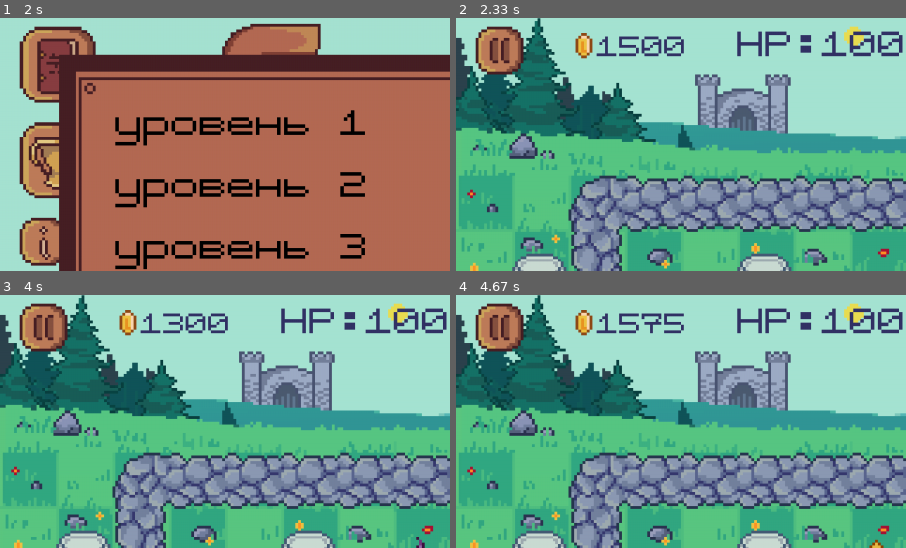
Above: before the commit, frames 1-4 (two rows, left to right).
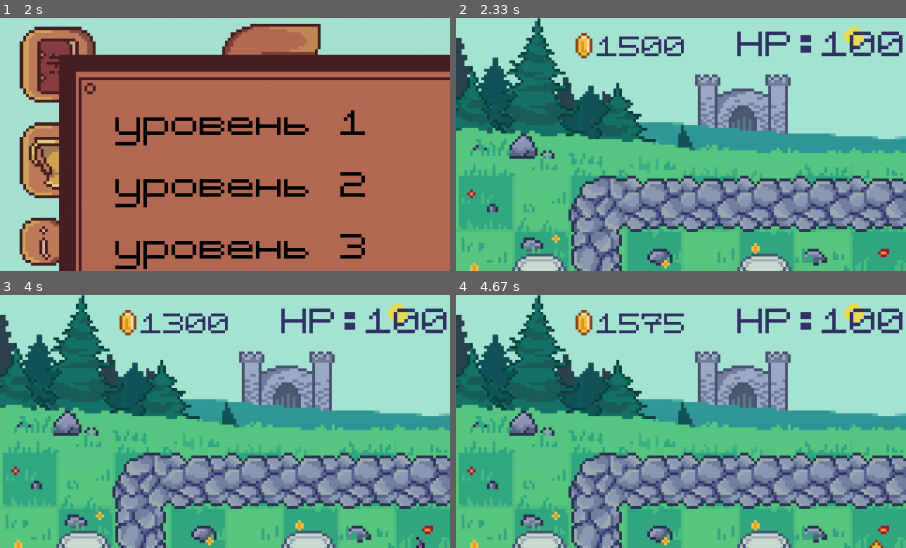
Above: after the commit, the same moments.

Repository: LenaSup/PyGame_project
Game: pygame game, started from main.py
Two runs of this game, one before a commit and one after it. Both use one fixed random seed, a clock stepped at 60 frames per second and the inputs below.
Inputs (mouse positions are % of the whole screen's width and height, from its top left):
- Up to frame 1 (2 s): press the mouse at (6, 11) at 0.37 s; move the mouse to (13, 42) at 0.47 s; release the mouse at (19, 73) at 0.6 s; press the mouse at (87, 21) at 0.7 s; move the mouse to (59, 17) at 0.8 s; release the mouse at (30, 14) at 0.93 s; press the mouse at (5, 46) at 1.03 s; move the mouse to (40, 56) at 1.13 s; release the mouse at (76, 66) at 1.27 s; press the mouse at (87, 21) at 1.37 s; move the mouse to (82, 16) at 1.47 s; release the mouse at (76, 12) at 1.6 s; press the mouse at (50, 77) at 1.7 s; move the mouse to (68, 73) at 1.8 s; release the mouse at (85, 70) at 1.93 s
- Up to frame 2 (2.33 s): press the mouse at (27, 35) at 2.03 s; move the mouse to (35, 38) at 2.13 s; release the mouse at (44, 41) at 2.27 s
- Up to frame 3 (4 s): press the mouse at (71, 11) at 2.37 s; move the mouse to (58, 12) at 2.47 s; release the mouse at (45, 12) at 2.6 s; press the mouse at (96, 12) at 2.7 s; move the mouse to (85, 17) at 2.8 s; release the mouse at (75, 22) at 2.93 s; press the mouse at (79, 12) at 3.03 s; move the mouse to (64, 15) at 3.13 s; release the mouse at (49, 18) at 3.27 s; press the mouse at (87, 12) at 3.37 s; move the mouse to (87, 17) at 3.47 s; release the mouse at (86, 21) at 3.6 s; click (48, 61) at 3.72 s
- Up to frame 4 (4.67 s): press the mouse at (48, 61) at 4.03 s; move the mouse to (50, 73) at 4.13 s; release the mouse at (52, 84) at 4.27 s; press the mouse at (48, 61) at 4.37 s; move the mouse to (33, 54) at 4.47 s; release the mouse at (17, 46) at 4.6 s
The pictures show only the part of the screen within x 0-50%, y 2-52%; the shares and areas given below are measured in that part.

Frame 1 is identical in both runs. In frame 2, 1.9% of the frame differs, in the area x 4-16%, y 3-23%; in frame 3, 1.9%; in frame 4, 1.9%.

Commit message:
Карты

Diff:
--- a/data/map_1.map
+++ b/data/map_1.map
@@ -1,6 +1,6 @@
 ........0.....
-..0......afs0.
-@fffs0affw0df$
-.0..dfw......0
+..0..0...afs0.
+@fffs.affw.df$
+.0..dfw...0..0
 .......0......
 ..............
--- /dev/null
+++ b/data/map_4.map
@@ -0,0 +1,6 @@
+0.....0.....0.
+..............
+@ffffffffffff$
+..............
+..0.....0.....
+......0....0..
--- /dev/null
+++ b/data/map_5.map
@@ -0,0 +1,6 @@
+.0.as..0......
+...rr.........
+@ffwdfsafsaff$
+......rr.rr.0.
+...0..dw0rds..
+0........dfw0.
--- /dev/null
+++ b/data/path_4.txt
@@ -0,0 +1 @@
+1060 0
--- /dev/null
+++ b/data/path_5.txt
@@ -0,0 +1,15 @@
+260 0
+0 -160
+80 0
+0 160
+160 0
+0 160
+80 0
+0 -160
+160 0
+0 240
+160 0
+0 -80
+-80 0
+0 -160
+240 0
--- a/data/waves_2.txt
+++ b/data/waves_2.txt
@@ -1,4 +1,3 @@
 1:1500 3 2 1
 2:500 1 1 1
-3:500 2 3 1
-4:1000 3 5 4
+3:500 4 3 0
--- /dev/null
+++ b/data/waves_4.txt
@@ -0,0 +1,5 @@
+1:1500 4 6 4
+2:500 1 5 6
+3:500 6 3 3
+4:1000 2 5 1
+5:500 1 1 1
--- /dev/null
+++ b/data/waves_5.txt
@@ -0,0 +1,4 @@
+1:1500 7 5 5
+2:500 2 2 2
+3:500 6 3 6
+4:1000 6 9 4
--- a/main.py
+++ b/main.py
@@ -387,32 +387,6 @@
         return self.selected_map
 
 
-class PauseBut(pygame.sprite.Sprite):
-    def __init__(self, group, size, screen):
-        super().__init__(group)
-        self.screen = screen
-        self.image = load_image('pause_button.png')
-        rect = self.image.get_rect().size
-        self.image = pygame.transform.scale(self.image, ((size[0] // 320) * rect[0], (size[1] // 180) * rect[1]))
-        self.rect = self.image.get_rect()
-        self.rect.left, self.rect.top = (size[0] // 320) * 7, (size[1] // 180) * 7
-        self.size = size
-
-    def update(self, pos):
-        if self.rect.collidepoint(pos):
-            done = True
-            fps = 60
-            clock = pygame.time.Clock()
-            # background = pygame.transform.scale(load_image('pause_empty_field.png'), self.size)
-            while done:
-                # self.screen.blit(background, (0, 0))
-                for event in pygame.event.get():
-                    if event.type == pygame.QUIT:
-                        sys.exit()
-                #pygame.display.flip()
-                clock.tick(fps)
-
-
 class Tower1Btn(pygame.sprite.Sprite):
     def __init__(self, group, size):
         super().__init__(group)
@@ -424,6 +398,11 @@
         self.rect.left, self.rect.top = (size[0] // 320) * 242, (size[1] // 180) * 2
         self.size = size
 
+    def update(self, pos):
+        if self.rect.collidepoint(pos):
+            return 1
+        return 0
+
 
 class Tower2Btn(pygame.sprite.Sprite):
     def __init__(self, group, size):
@@ -436,6 +415,11 @@
         self.rect.left, self.rect.top = (size[0] // 320) * 268, (size[1] // 180) * 2
         self.size = size
 
+    def update(self, pos):
+        if self.rect.collidepoint(pos):
+            return 2
+        return 0
+
 
 class Tower3Btn(pygame.sprite.Sprite):
     def __init__(self, group, size):
@@ -448,6 +432,11 @@
         self.rect.left, self.rect.top = (size[0] // 320) * 294, (size[1] // 180) * 2
         self.size = size
 
+    def update(self, pos):
+        if self.rect.collidepoint(pos):
+            return 3
+        return 0
+
 
 class UpgradeBtn(pygame.sprite.Sprite):
     def __init__(self, group, size):
@@ -459,6 +448,11 @@
         self.rect = self.image.get_rect()
         self.rect.left, self.rect.top = (size[0] // 320) * 216, (size[1] // 180) * 2
         self.size = size
+
+    def update(self, pos):
+        if self.rect.collidepoint(pos):
+            return -1
+        return 0
 
 
 class Cell(pygame.sprite.Sprite):  # общий класс клетки
@@ -830,6 +824,11 @@
     screen.blit(gold_text, (400, 20))
 
 
+def tower_selection(clickable_interface_elements, pos):     # Выбор башни/улучшение
+    a = list(map(lambda x: x.update(pos), clickable_interface_elements))
+    return sum(a)
+
+
 def load_menu(my_board, screen, enemy_types, towers_types):
     global current_level, castle_health, gold, enemies, towers, cells, towers_reload, current_wave, \
         enemy_type, levels_data, lvl, waves, wave_enemies, level, start_pos, enemy_default_settings, \
@@ -881,7 +880,7 @@
 towers = pygame.sprite.Group()
 cells = pygame.sprite.Group()
 towers_reload = {}
-n_levels = 3
+n_levels = 5
 enemy_paths = [load_path(f'data/path_{i + 1}.txt') for i in range(n_levels)]
 size = width, height = 1280, 720
 cell_size = 80
@@ -909,7 +908,6 @@
     tower1_btn = Tower1Btn(clickable_interface_elements, size)
     tower2_btn = Tower2Btn(clickable_interface_elements, size)
     tower3_btn = Tower3Btn(clickable_interface_elements, size)
-    pause_but = PauseBut(clickable_interface_elements, size, screen)
     # -
     # загрузка карты
     current_wave, enemy_type = 0, 0
@@ -961,11 +959,12 @@
                 else:
                     print_radius = (0, 0), 0
             if event.type == pygame.MOUSEBUTTONDOWN and event.button == 1:  # проверка на какую вклетку нажали,
+                chosen = tower_selection(clickable_interface_elements, event.pos)   # Номер нажетой кнопки
+                print(chosen)
                 # если строительная то ставиться башня
                 print(my_board.get_click(event.pos, current_tower[4], current_tower))
                 type_tower = (type_tower + 1) % len(towers_types)
                 current_tower = towers_types[type_tower]
-                # pause_but.update(event.pos)
             if event.type == move_enemy:  # проверка выходит ли враг за дорогу
                 for enemy in enemies:
                     enemy.move()
Binary file changed: user_data.sqlite3
